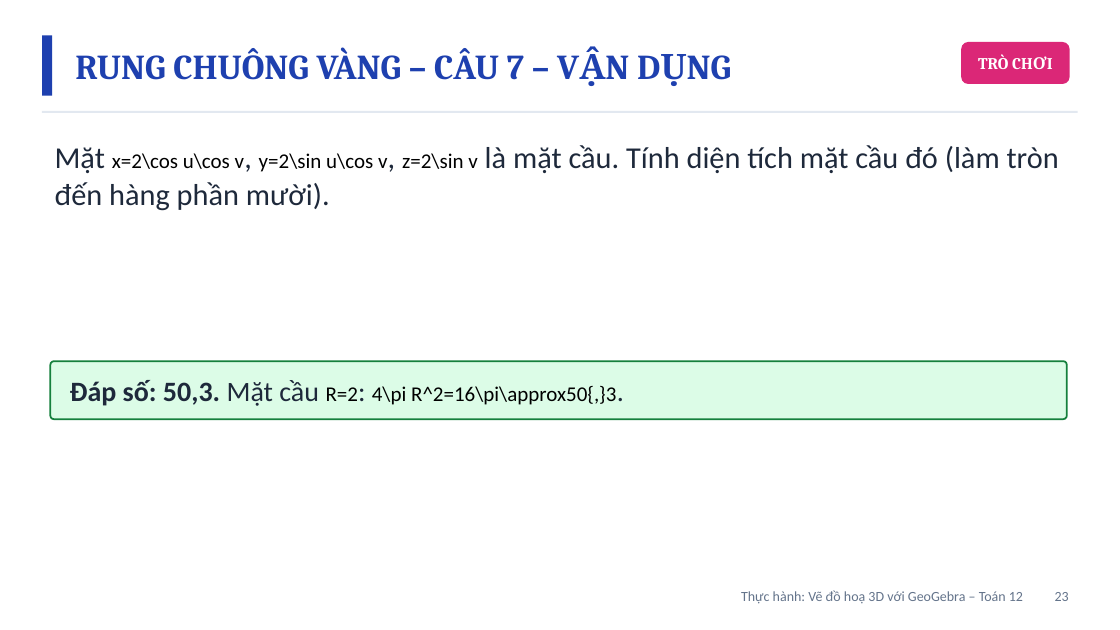
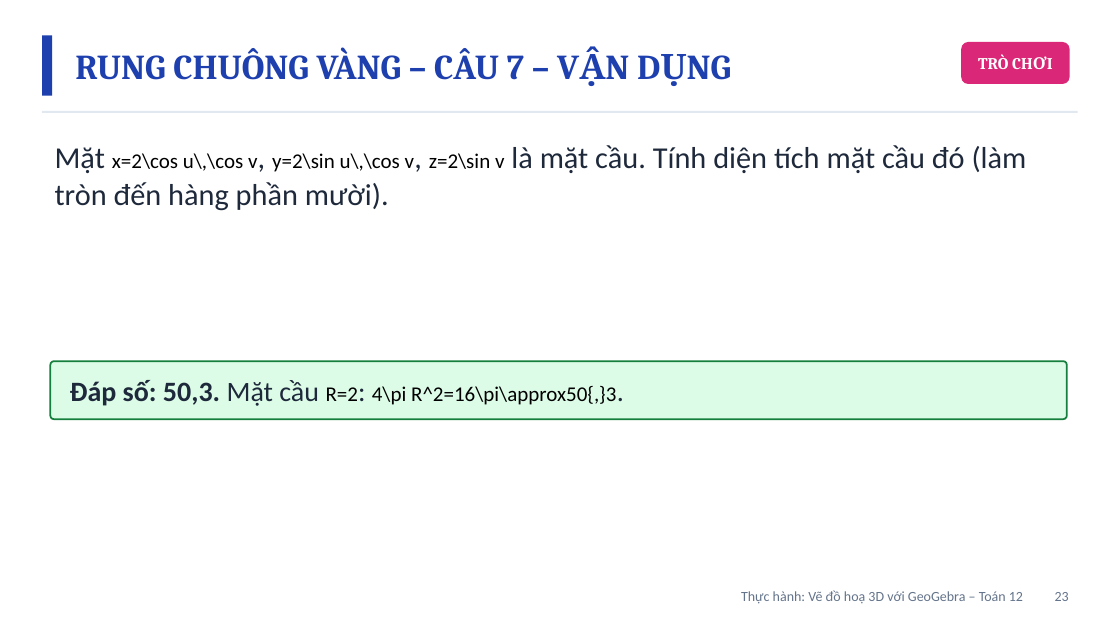
Before and after one commit to Trangtu66/Taode_thi_online, a slide deck: slide 23 of mon/toan/bai_giang_dien_tu/lop12/BaiGiangDienTu_TOAN12_TNGeoGebra_DoHoa3D_T105.pptx. Drawn at 1120x630 pixels with LibreOffice and Linux fonts; fonts in the diff are those of the drawing. Boxes give left, top, right and bottom in pixels: in the first picture for what was removed or moved away, otherwise in the second. Text is boxed around its words. In the diff, an @@ line names an element or a change of style, - is before the commit and + after.

```diff
--- a/mon/toan/bai_giang_dien_tu/lop12/BaiGiangDienTu_TOAN12_TNGeoGebra_DoHoa3D_T105.pptx
+++ b/mon/toan/bai_giang_dien_tu/lop12/BaiGiangDienTu_TOAN12_TNGeoGebra_DoHoa3D_T105.pptx
@@ text at (x1=55, y1=145, x2=1027, y2=211): text changed @@
-Mặt x=2\cos u\cos v, y=2\sin u\cos v, z=2\sin v là mặt cầu. Tính diện tích mặt cầu đó (làm tròn đến hàng phần mười).
+Mặt x=2\cos u\,\cos v, y=2\sin u\,\cos v, z=2\sin v là mặt cầu. Tính diện tích mặt cầu đó (làm tròn đến hàng phần mười).
```
Also in this commit, not shown: 2 other slides changed, 17 other files.
